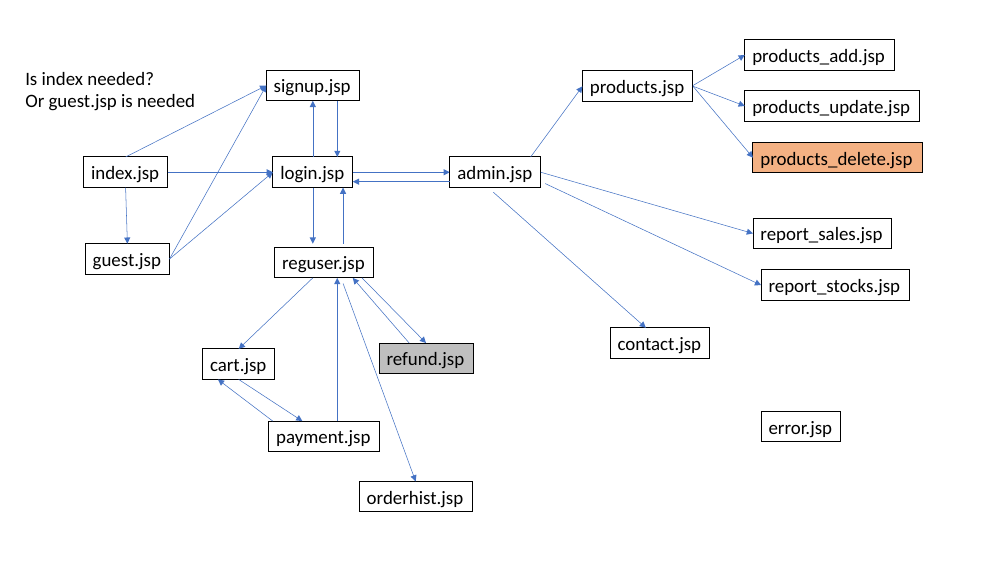
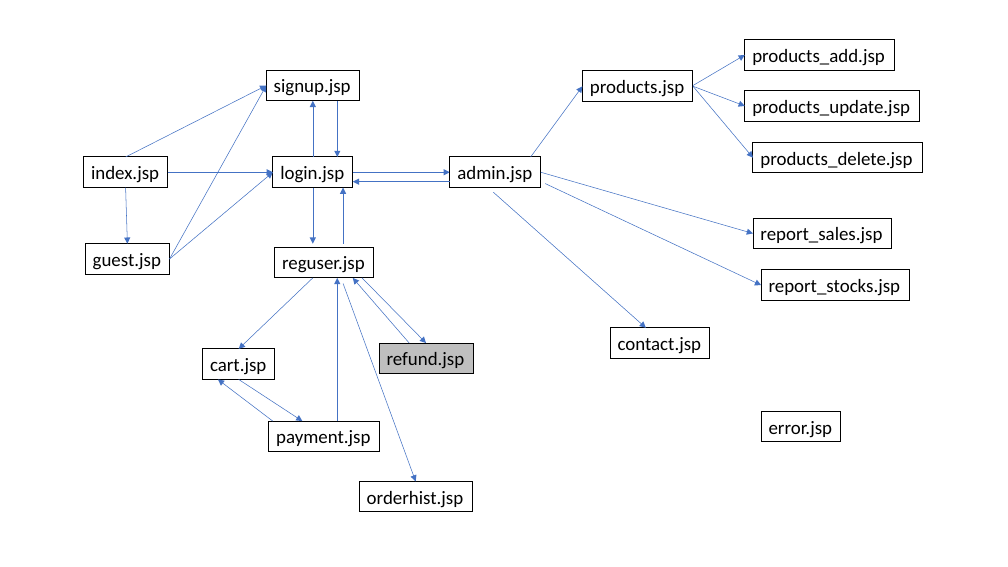
Before and after one commit to laurenangela-macalinao/onlinestore, a slide deck: slide 1 of OnlineStoreDesign.pptx. Drawn at 1008x567 pixels with LibreOffice and Linux fonts; fonts in the diff are those of the drawing. Boxes give left, top, right and bottom in pixels: in the first picture for what was removed or moved away, otherwise in the second. Text is boxed around its words. In the diff, an @@ line names an element or a change of style, - is before the commit and + after.

```diff
--- a/OnlineStoreDesign.pptx
+++ b/OnlineStoreDesign.pptx
@@ text removed at (25, 72, 195, 111) @@
-Is index needed?
-Or guest.jsp is needed
@@ rectangle "products_delete.jsp" at (753, 142, 923, 172): fill #F4B183 to none @@
```
